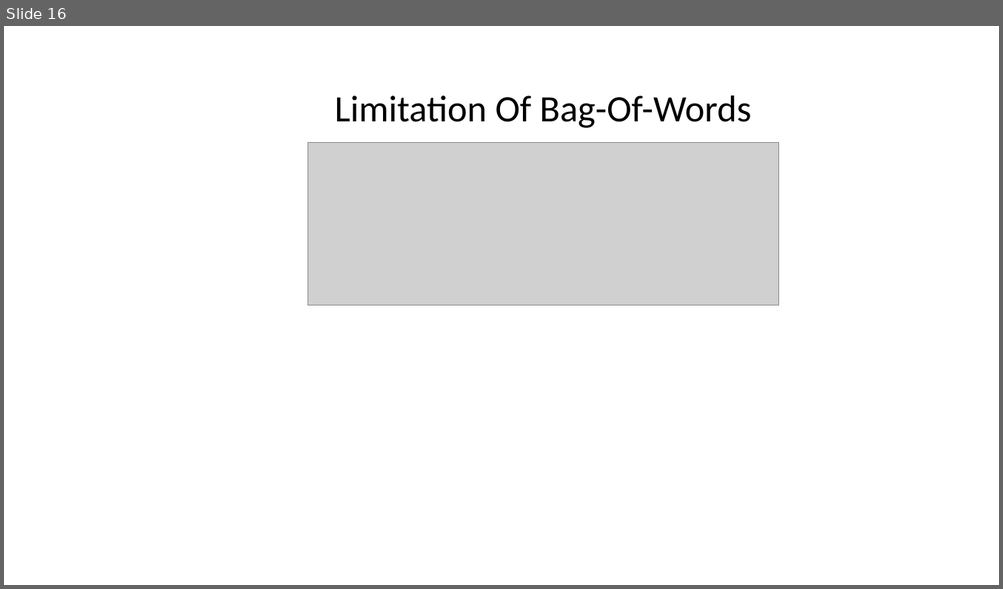
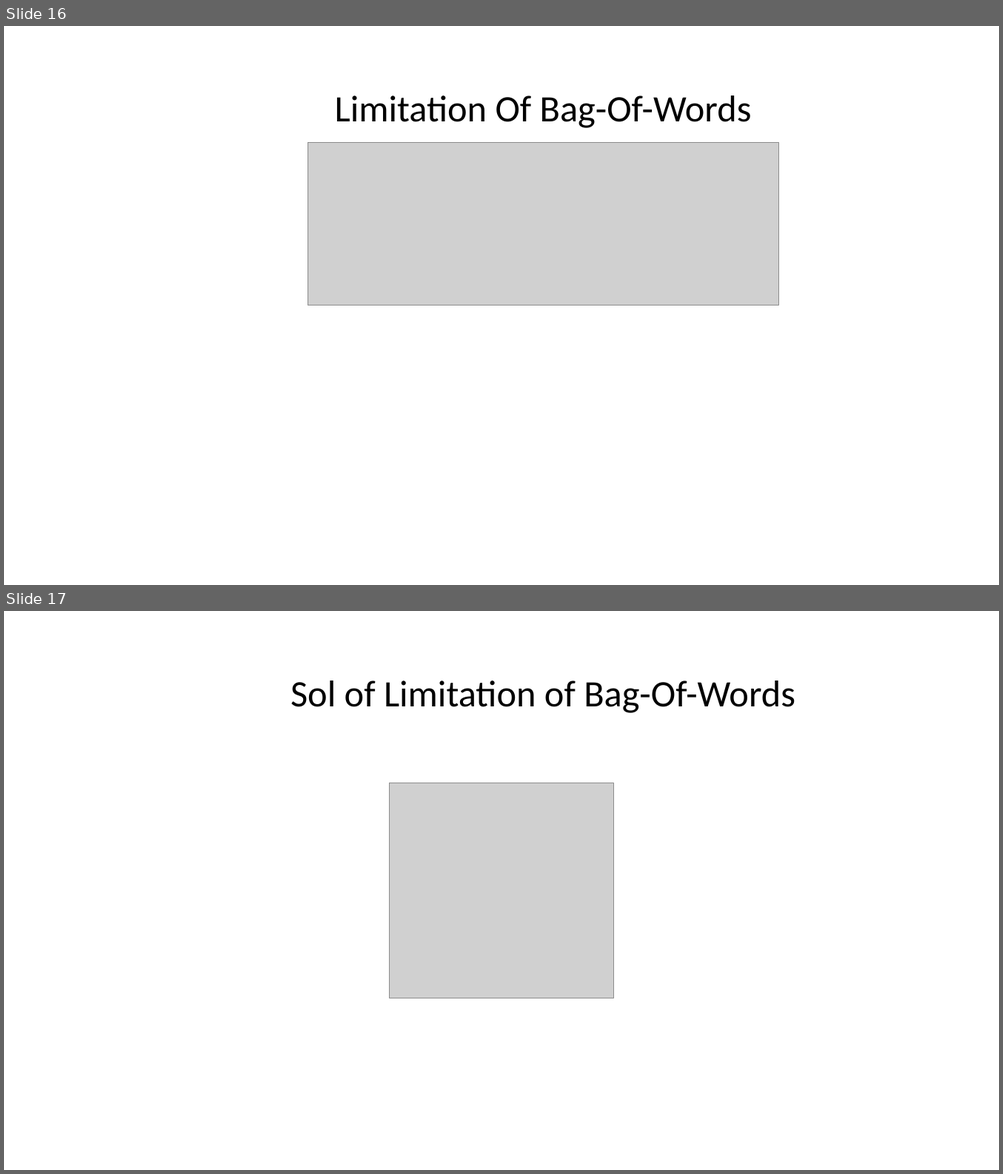
Before and after one commit to AvinashTiwari/Artifical-intelligence, a slide deck: 16_Nlp/NLP.pptx. Shown one above the other, each under a label of ours: slide 16 before the commit, slides 16 and 17 after it. The pictures are 1003x589 and 1003x1174 pixels, drawn with LibreOffice and Linux fonts; fonts in the diff are those of the drawing; grey boxes stand for pictures. Boxes give left, top, right and bottom in pixels: in the first picture for what was removed or moved away, otherwise in the second. Text is boxed around its words. In the diff, an @@ line names an element or a change of style, - is before the commit and + after.

```diff
--- a/16_Nlp/NLP.pptx
+++ b/16_Nlp/NLP.pptx
@@ slide 17 added at [4, 611, 999, 1170], background #FFFFFF @@
@@ title added at [290, 681, 795, 713], 36 pt, text #000000 @@
+Sol of Limitation of Bag-Of-Words
@@ picture added at [390, 783, 614, 999] @@
```
Also in this commit, not shown: 16 other slides added.
